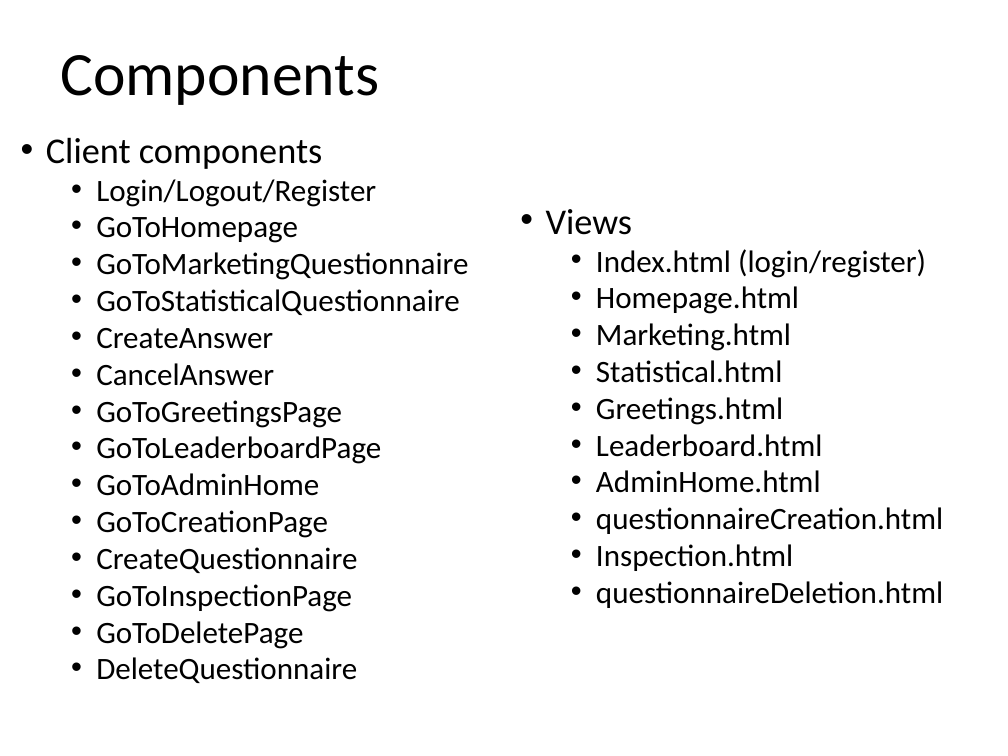
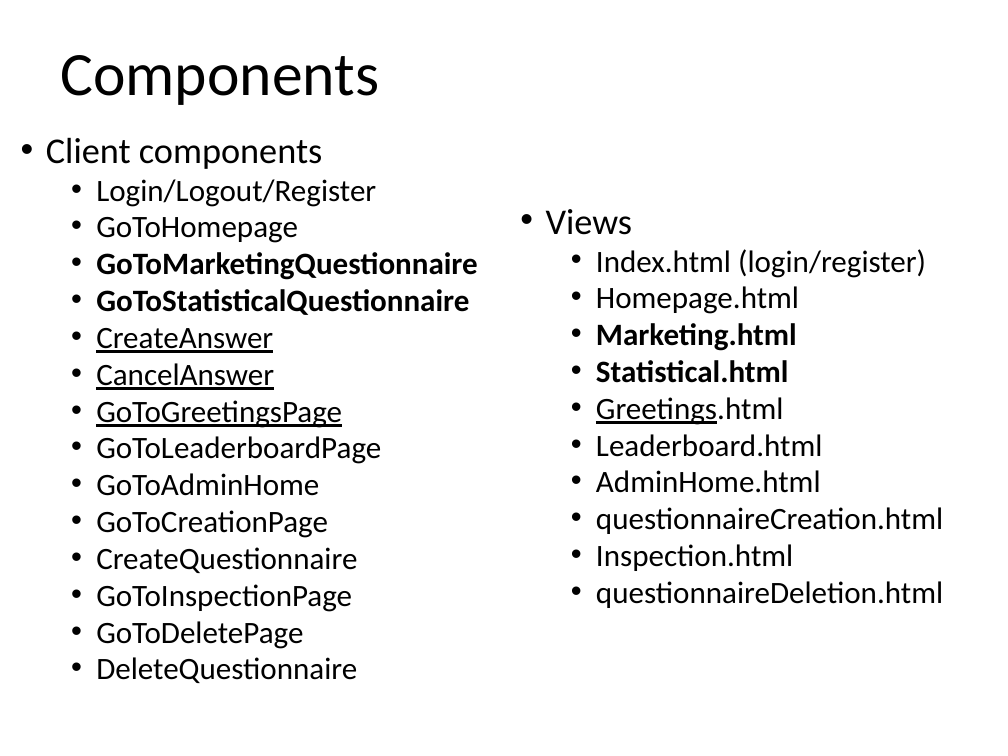
Before and after one commit to riccardo-nannini/Gamified-Marketing-Application, a slide deck: slide 18 of DD.pptx. Drawn at 1008x756 pixels with LibreOffice and Linux fonts; fonts in the diff are those of the drawing. Boxes give left, top, right and bottom in pixels: in the first picture for what was removed or moved away, otherwise in the second. Text is boxed around its words. In the diff, an @@ line names an element or a change of style, - is before the commit and + after.

Commit message:
Fix QuestionnaireService and inizialized some servlet and html pages

```diff
--- a/DD.pptx
+++ b/DD.pptx
@@ text at [96,252,478,428]: bold on in "GoToMarketingQuestionnaire", "GoToStatisticalQuestionnaire"; underline on in "CreateAnswer", "CancelAnswer", "GoToGreetingsPage" @@
@@ text at [596,323,797,425]: bold on in "Marketing.html", "Statistical.html"; underline on in "Greetings.html" @@
```
Also in this commit, not shown: 6 other files.
